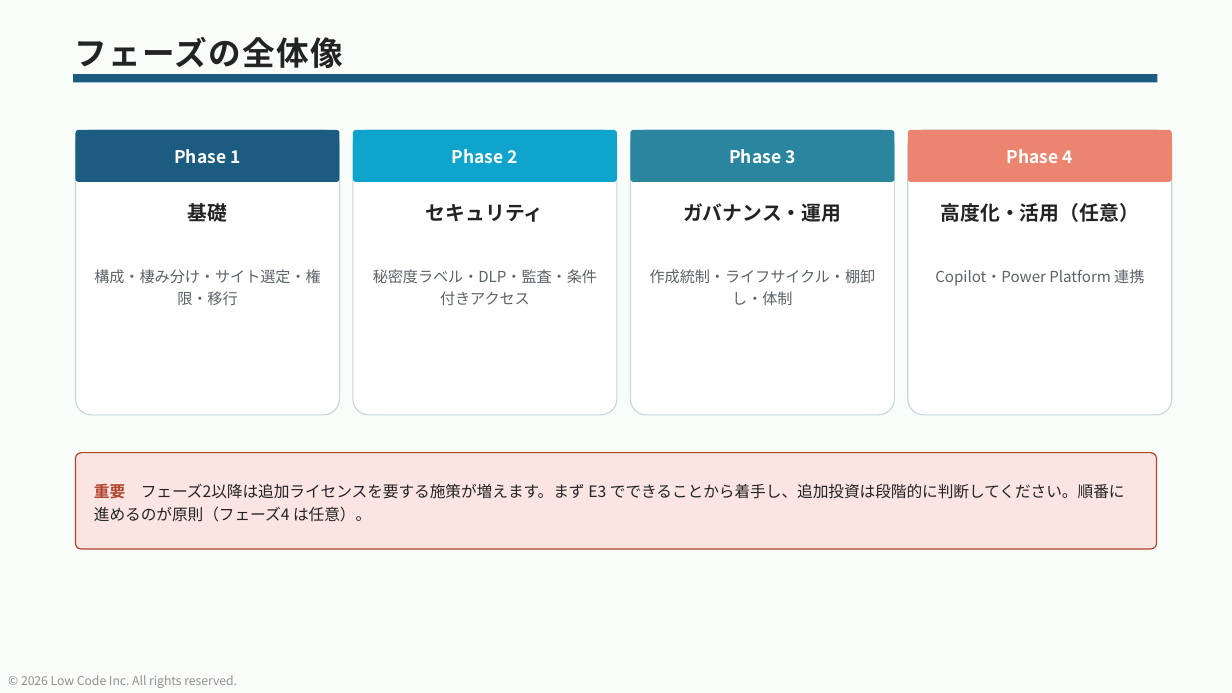
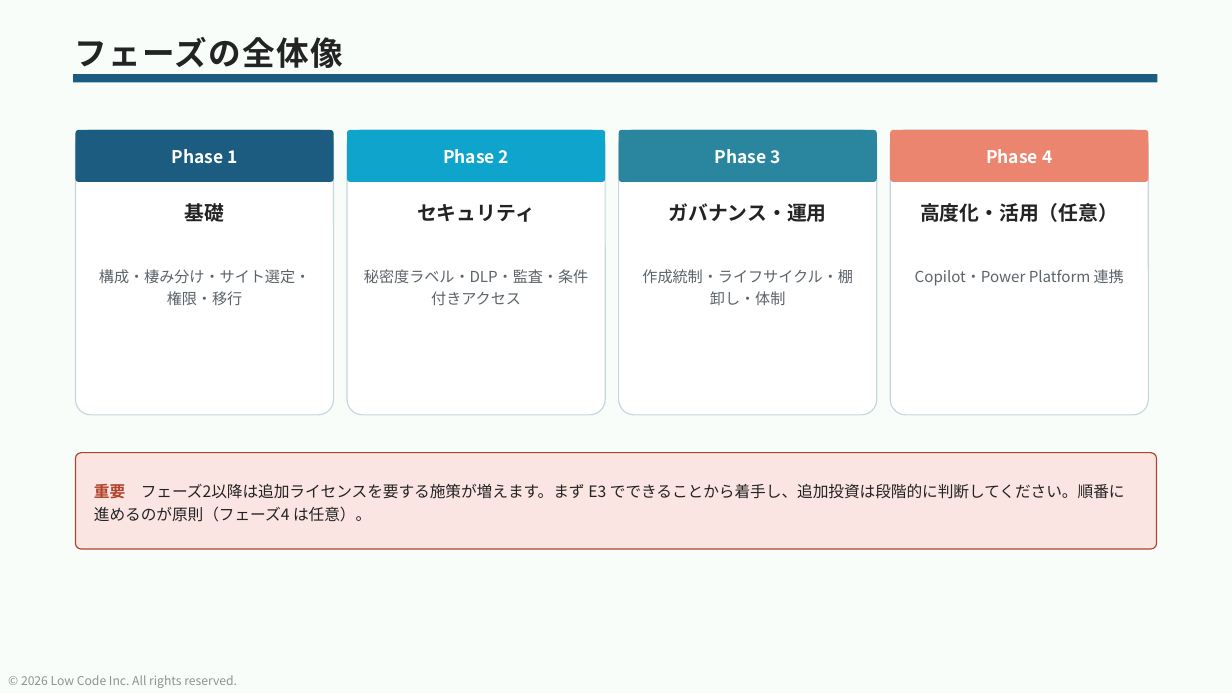
Before and after one commit to takuyanakamura881awc-beep/awc-naka881-repo, a slide deck: slide 4 of sharepoint-online-guide/SharePoint-Online活用ガイド_フェーズ1-4.pptx. Drawn at 1232x693 pixels with LibreOffice and Linux fonts; fonts in the diff are those of the drawing. Boxes give left, top, right and bottom in pixels: in the first picture for what was removed or moved away, otherwise in the second. Text is boxed around its words. In the diff, an @@ line names an element or a change of style, - is before the commit and + after.

```diff
--- a/sharepoint-online-guide/SharePoint-Online活用ガイド_フェーズ1-4.pptx
+++ b/sharepoint-online-guide/SharePoint-Online活用ガイド_フェーズ1-4.pptx
@@ rounded rectangle: place and size @@
-rounded rectangle at (75,130,339,415)
+rounded rectangle at (75,130,334,415)
@@ rounded rectangle: place and size @@
-rounded rectangle at (75,130,339,182)
+rounded rectangle at (75,130,334,182)
@@ text "Phase 2": place and size @@
-text "Phase 2" at (452,149,518,164)
+text "Phase 2" at (443,149,509,164)
@@ rounded rectangle: place and size @@
-rounded rectangle at (353,130,617,415)
+rounded rectangle at (347,130,605,415)
@@ rounded rectangle: place and size @@
-rounded rectangle at (353,130,617,182)
+rounded rectangle at (347,130,605,182)
@@ text "Phase 3": place and size @@
-text "Phase 3" at (729,149,795,164)
+text "Phase 3" at (715,149,780,164)
@@ rounded rectangle: place and size @@
-rounded rectangle at (630,130,894,415)
+rounded rectangle at (619,130,877,415)
@@ rounded rectangle: place and size @@
-rounded rectangle at (630,130,894,182)
+rounded rectangle at (619,130,877,182)
@@ text "Phase 4": place and size @@
-text "Phase 4" at (1007,149,1073,163)
+text "Phase 4" at (986,149,1052,163)
@@ rounded rectangle: place and size @@
-rounded rectangle at (908,130,1172,415)
+rounded rectangle at (890,130,1148,415)
@@ rounded rectangle: place and size @@
-rounded rectangle at (908,130,1172,182)
+rounded rectangle at (890,130,1148,182)
@@ text "セキュリティ": place and size @@
-text "セキュリティ" at (426,204,544,222)
+text "セキュリティ" at (417,204,535,222)
@@ text "ガバナンス・運用": place and size @@
-text "ガバナンス・運用" at (683,203,841,222)
+text "ガバナンス・運用" at (669,203,827,222)
@@ text "高度化・活用（任意）": place and size @@
-text "高度化・活用（任意）" at (941,203,1139,222)
+text "高度化・活用（任意）" at (920,203,1118,222)
@@ text "構成・棲み分け・サイト選定・権限・移行" rewrapped from (94,269,320,305) to (99,269,310,306) @@
@@ text "秘密度ラベル・DLP・監査・条件付きアクセス": place and size @@
-text "秘密度ラベル・DLP・監査・条件付きアクセス" at (373,269,597,305)
+text "秘密度ラベル・DLP・監査・条件付きアクセス" at (364,269,588,305)
@@ text "作成統制・ライフサイクル・棚卸し・体制" rewrapped from (650,269,876,305) to (642,269,853,305) @@
@@ text "Copilot・Power Platform 連携": place and size @@
-text "Copilot・Power Platform 連携" at (935,269,1144,286)
+text "Copilot・Power Platform 連携" at (915,269,1124,286)
```
Also in this commit, not shown: 9 other slides changed.
